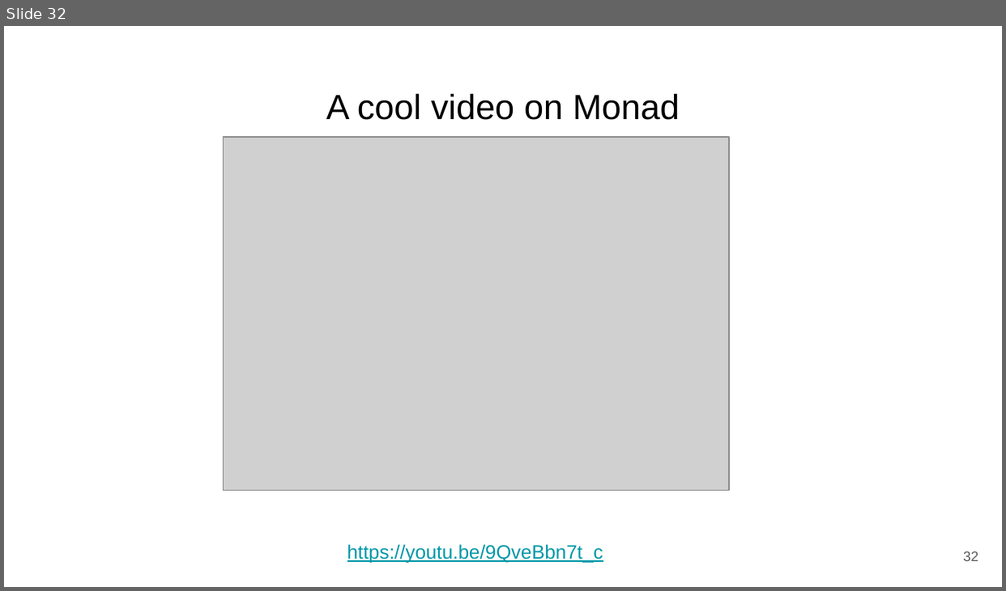
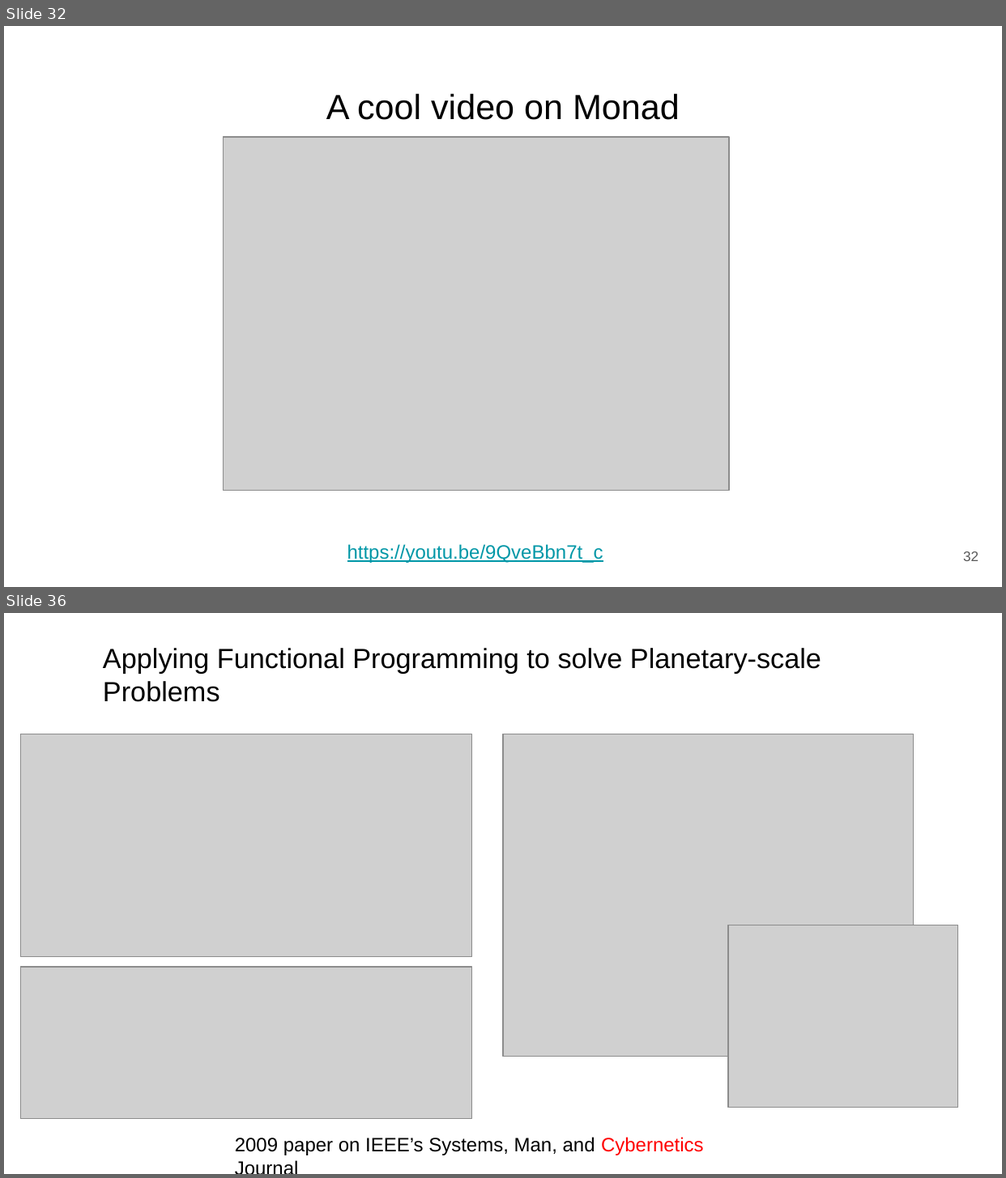
Before and after one commit to benkoo/ComputationalThinking2020, a slide deck: docs/CTSD2020Autumn_L09.pptx. Shown one above the other, each under a label of ours: slide 32 before the commit, slides 32 and 36 after it; the slides between them are not shown. The pictures are 1006x591 and 1006x1178 pixels, drawn with LibreOffice and Linux fonts; fonts in the diff are those of the drawing; grey boxes stand for pictures. Boxes give left, top, right and bottom in pixels: in the first picture for what was removed or moved away, otherwise in the second. Text is boxed around its words. In the diff, an @@ line names an element or a change of style, - is before the commit and + after.

```diff
--- a/docs/CTSD2020Autumn_L09.pptx
+++ b/docs/CTSD2020Autumn_L09.pptx
@@ slide 36 added at bbox=[4, 613, 1002, 1174], background #FFFFFF @@
@@ title added at bbox=[103, 648, 821, 702], 20 pt, text #000000 @@
+Applying Functional Programming to solve Planetary-scale Problems
@@ picture added at bbox=[21, 734, 472, 957] @@
@@ picture added at bbox=[503, 734, 913, 1056] @@
@@ picture added at bbox=[728, 926, 958, 1108] @@
@@ picture added at bbox=[21, 967, 472, 1119] @@
@@ text added at bbox=[235, 1137, 704, 1156], 14 pt, text #000000 @@
+2009 paper on IEEE’s Systems, Man, and Cybernetics Journal
```
Also in this commit, not shown: 3 other slides added.
